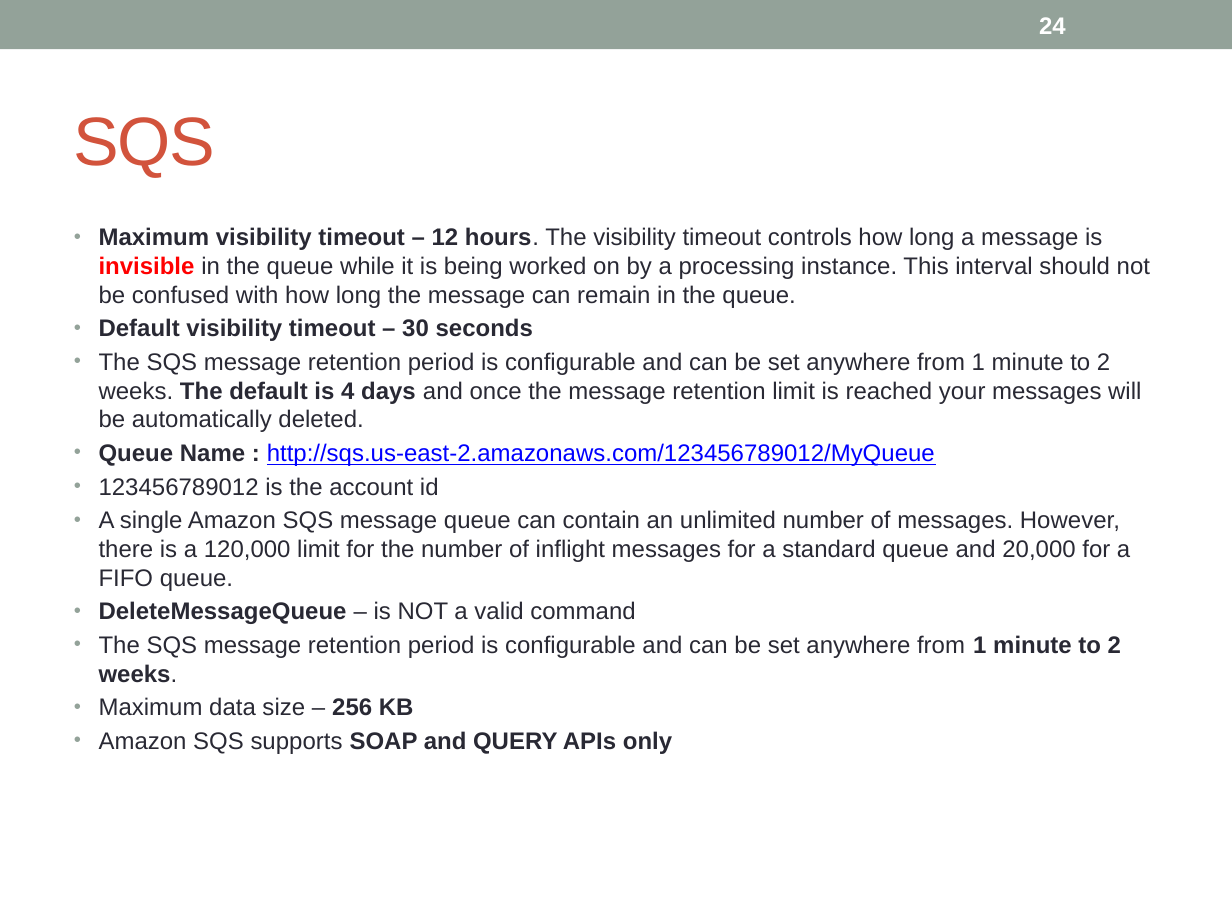
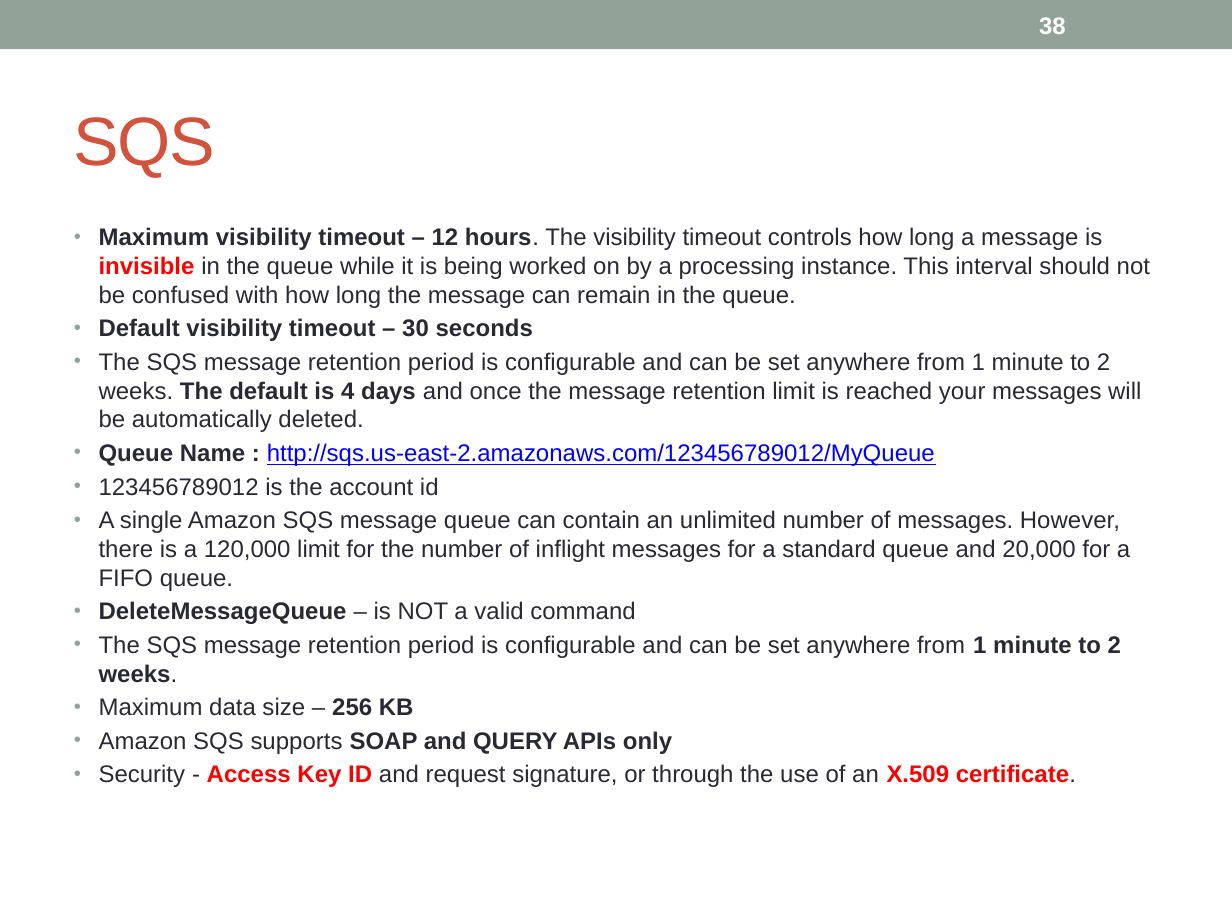
Before and after one commit to notionquest/ProjectDocumentation, a slide deck: slide 38 of AWS_Solution_Architect.pptx (slide 24 before the commit). Drawn at 1232x924 pixels with LibreOffice and Linux fonts; fonts in the diff are those of the drawing. Boxes give left, top, right and bottom in pixels: in the first picture for what was removed or moved away, otherwise in the second. Text is boxed around its words. In the diff, an @@ line names an element or a change of style, - is before the commit and + after.

```diff
--- a/AWS_Solution_Architect.pptx
+++ b/AWS_Solution_Architect.pptx
@@ page number at <box>1039,17,1066,34</box>: text changed @@
-24
+38
@@ text at <box>99,764,1076,787</box>: paragraph added @@
+• Security - Access Key ID and request signature, or through the use of an X.509 certificate.
```
Also in this commit, not shown: 18 other slides changed, 19 slides added.
